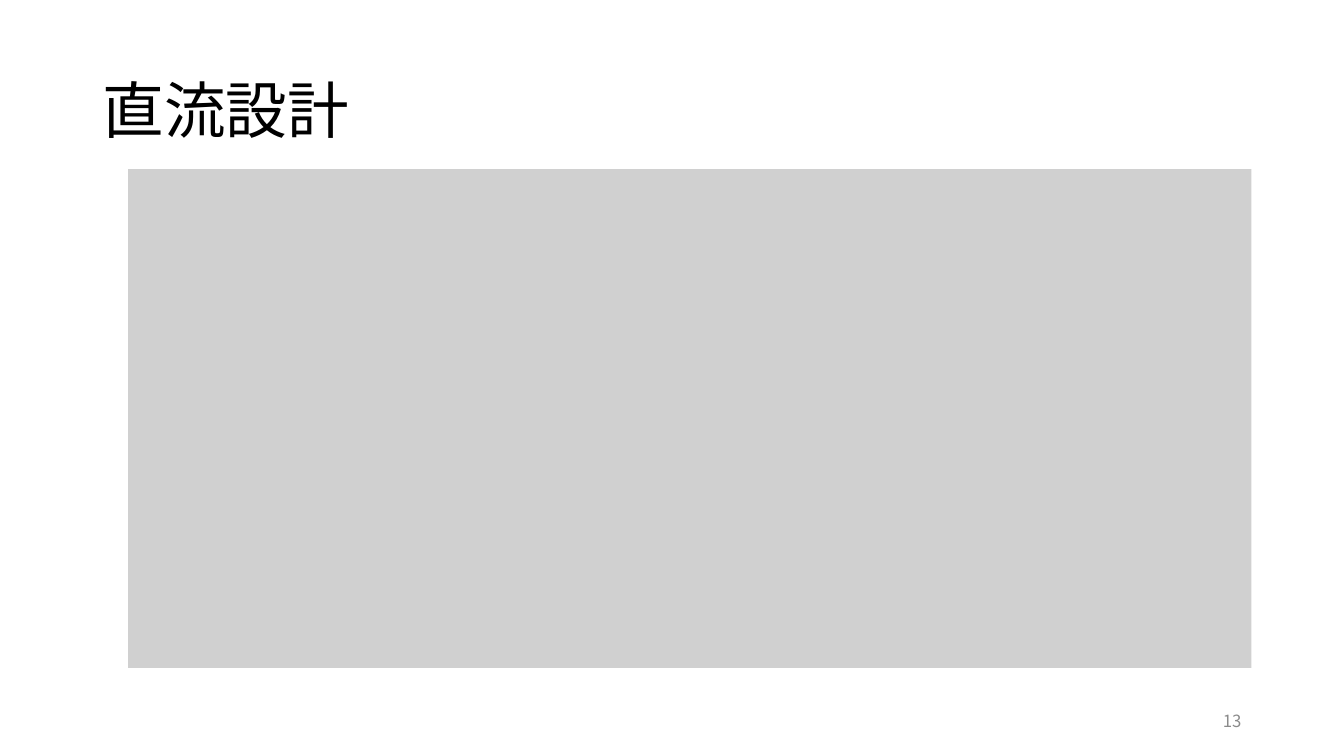
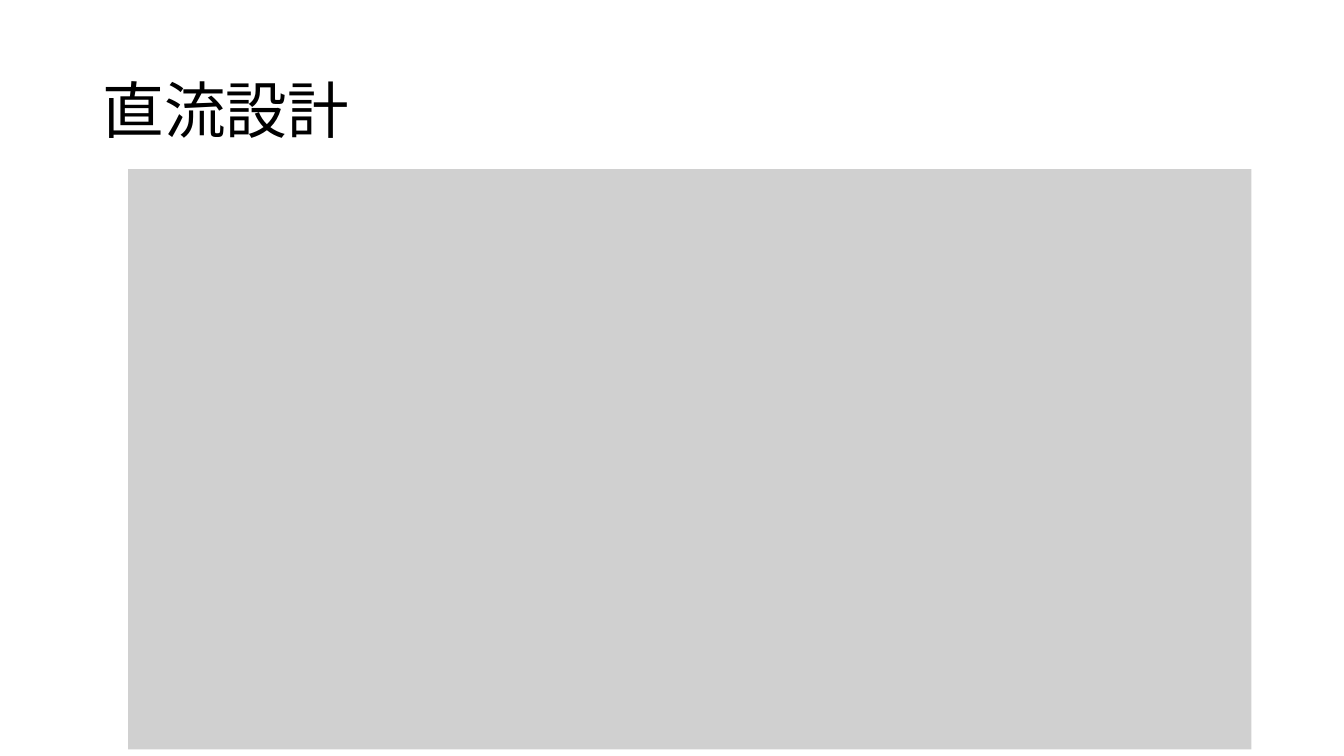
Before and after one commit to kjm-desktop10400/reserch, a slide deck: slide 13 of folded_gilbert/20230703/進捗報告 ギルバートセルの設計.pptx. Drawn at 1344x756 pixels with LibreOffice and Linux fonts; fonts in the diff are those of the drawing; grey boxes stand for pictures. Boxes give left, top, right and bottom in pixels: in the first picture for what was removed or moved away, otherwise in the second. Text is boxed around its words. In the diff, an @@ line names an element or a change of style, - is before the commit and + after.

```diff
--- a/folded_gilbert/20230703/進捗報告 ギルバートセルの設計.pptx
+++ b/folded_gilbert/20230703/進捗報告 ギルバートセルの設計.pptx
@@ picture: place and size @@
-picture at (128,169,1251,668)
+picture at (128,169,1251,750)
@@ page number removed at (1223,714,1242,727) @@
-13
```
Also in this commit, not shown: 3 other slides changed, 1 slide added, 8 other files.
